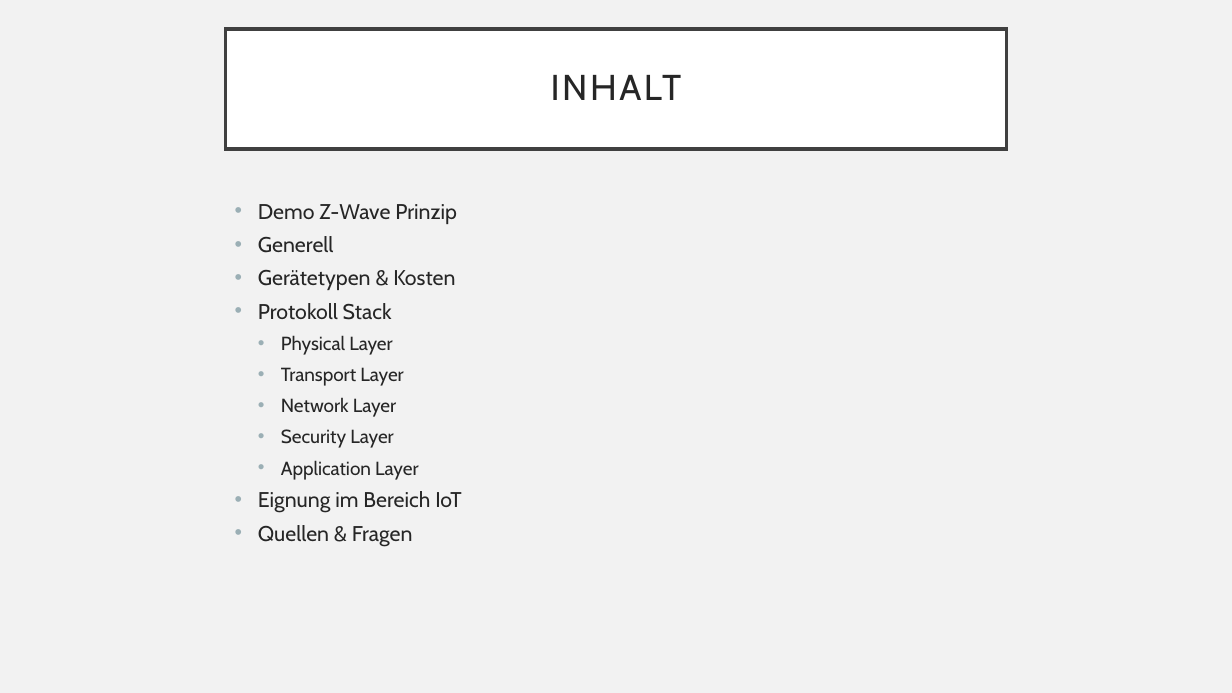
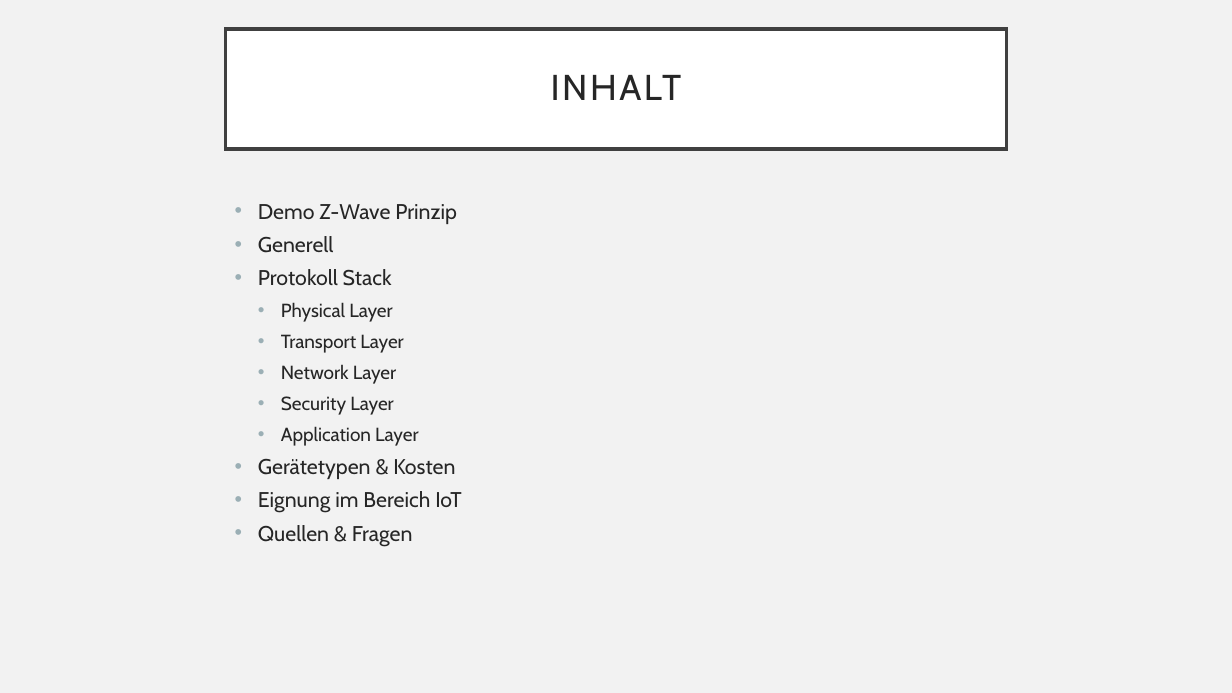
Before and after one commit to die-z-welle/zwave-factsheet, a slide deck: slide 2 of Z-Wave_Presentation_backup.pptx. Drawn at 1232x693 pixels with LibreOffice and Linux fonts; fonts in the diff are those of the drawing; background and template pictures are left out. Boxes give left, top, right and bottom in pixels: in the first picture for what was removed or moved away, otherwise in the second. Text is boxed around its words. In the diff, an @@ line names an element or a change of style, - is before the commit and + after.

```diff
--- a/Z-Wave_Presentation_backup.pptx
+++ b/Z-Wave_Presentation_backup.pptx
@@ text at bbox=[258, 270, 455, 290]: paragraph removed @@
-• Gerätetypen & Kosten
@@ text at bbox=[258, 459, 455, 479]: paragraph added @@
+• Gerätetypen & Kosten
```
Also in this commit, not shown: 2 other slides changed.
